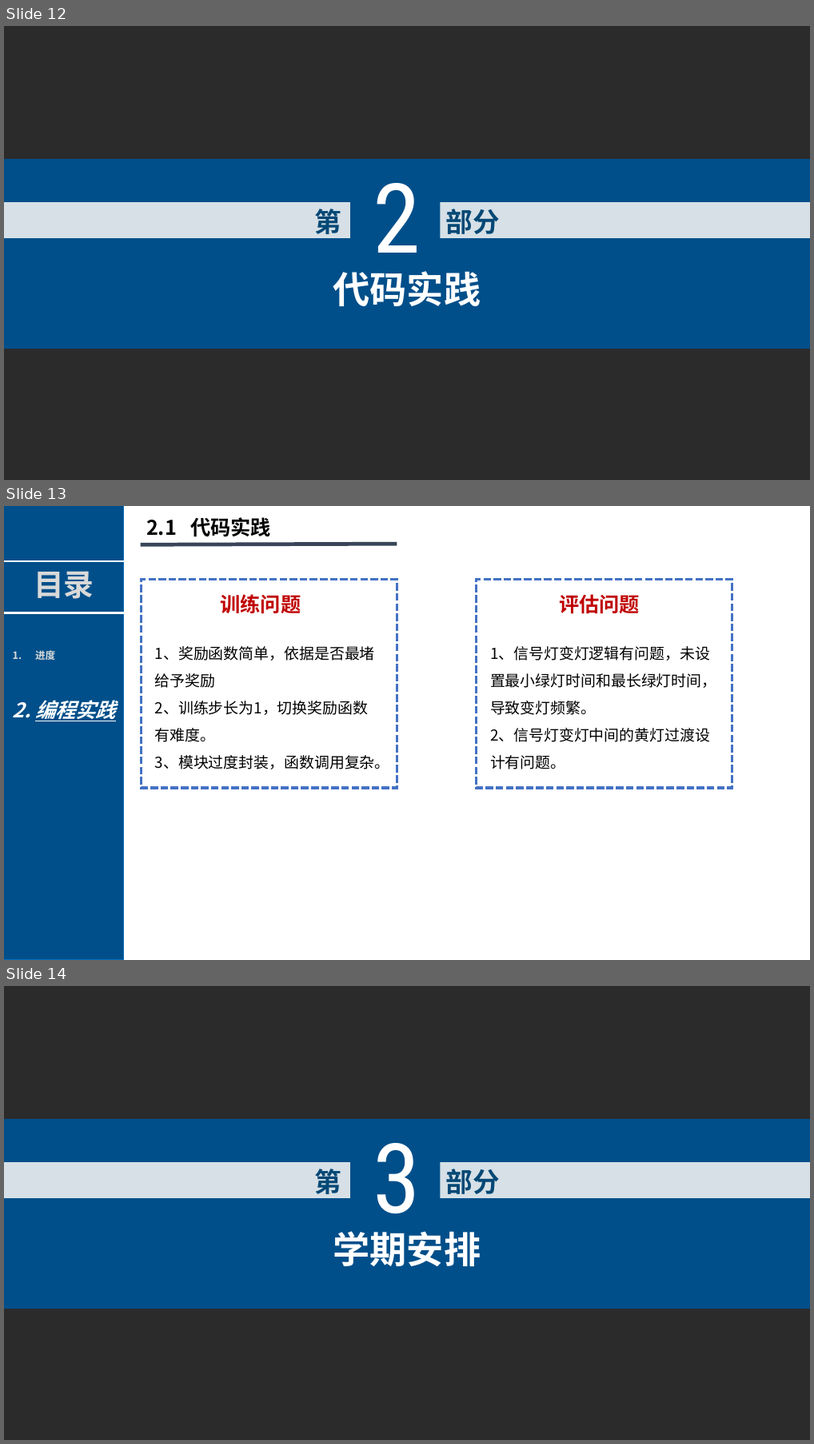
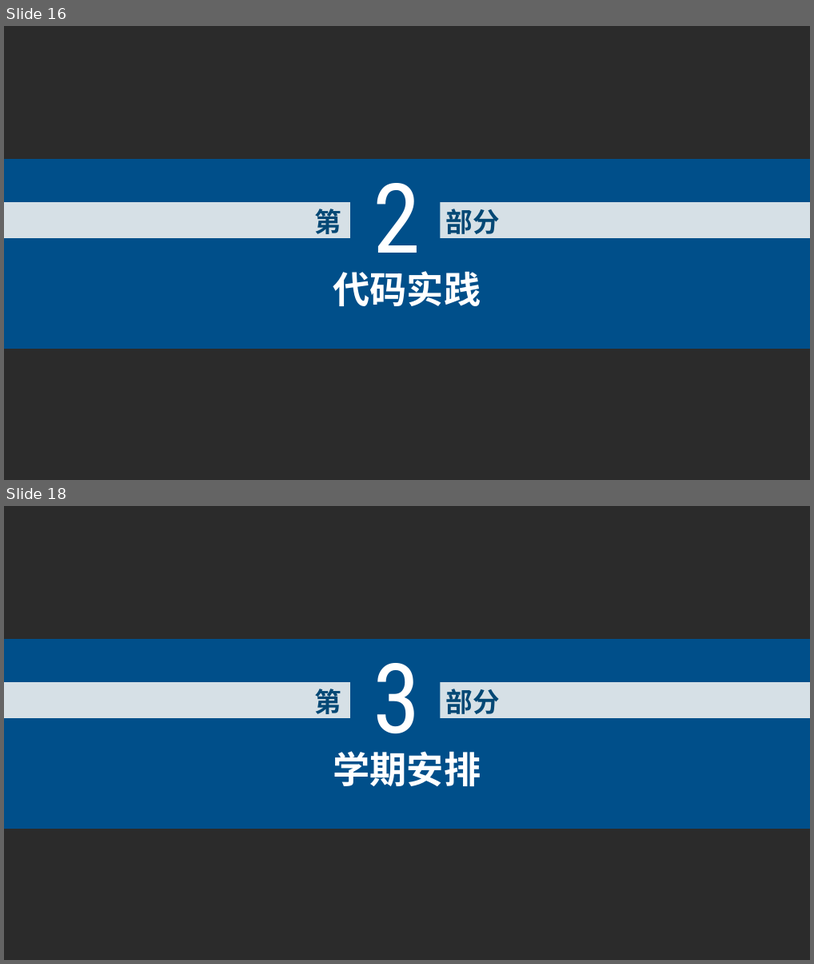
Before and after one commit to cancanword-newnew/daily_learning_notes, a slide deck: operations_Research/运筹优化汇报.pptx. Shown one above the other, each under a label of ours: slides 12, 13 and 14 before the commit, slides 16 and 18 after it; the slides between them are not shown. The pictures are 814x1444 and 814x964 pixels, drawn with LibreOffice and Linux fonts; fonts in the diff are those of the drawing; background and template pictures are left out; a plain dark background stands for a picture behind light text. Boxes give left, top, right and bottom in pixels: in the first picture for what was removed or moved away, otherwise in the second. Text is boxed around its words. In the diff, an @@ line names an element or a change of style, - is before the commit and + after.

```diff
--- a/operations_Research/运筹优化汇报.pptx
+++ b/operations_Research/运筹优化汇报.pptx
@@ slide 13 removed at bbox=[4, 506, 810, 960], background picture (left out) @@
@@ rectangle removed at bbox=[4, 506, 122, 576] @@
@@ rectangle removed at bbox=[4, 506, 124, 960] @@
@@ text removed at bbox=[146, 517, 271, 537] @@
-2.1 代码实践
@@ line removed from (141, 544) to (398, 544) @@
@@ rectangle removed at bbox=[4, 576, 122, 960] @@
@@ line removed from (4, 561) to (124, 561) @@
@@ text removed at bbox=[34, 571, 94, 599] @@
-目录
@@ rectangle removed at bbox=[142, 579, 398, 788] @@
@@ text removed at bbox=[220, 594, 301, 614] @@
-训练问题
@@ rectangle removed at bbox=[477, 579, 732, 788] @@
@@ text removed at bbox=[559, 594, 640, 614] @@
-评估问题
@@ line removed from (4, 613) to (124, 613) @@
@@ text removed at bbox=[155, 646, 390, 769] @@
-1、奖励函数简单，依据是否最堵给予奖励
-2、训练步长为1，切换奖励函数有难度。
-3、模块过度封装，函数调用复杂。
@@ text removed at bbox=[490, 646, 717, 769] @@
-1、信号灯变灯逻辑有问题，未设置最小绿灯时间和最长绿灯时间，导致变灯频繁。
-2、信号灯变灯中间的黄灯过渡设计有问题。
@@ text removed at bbox=[35, 650, 116, 721] @@
-1. 进度
-2. 编程实践
@@ what was slide 12 is now slide 16 @@
@@ what was slide 14 is now slide 18 @@
```
Also in this commit, not shown: 12 slides changed, 5 slides added, 1 other file.
